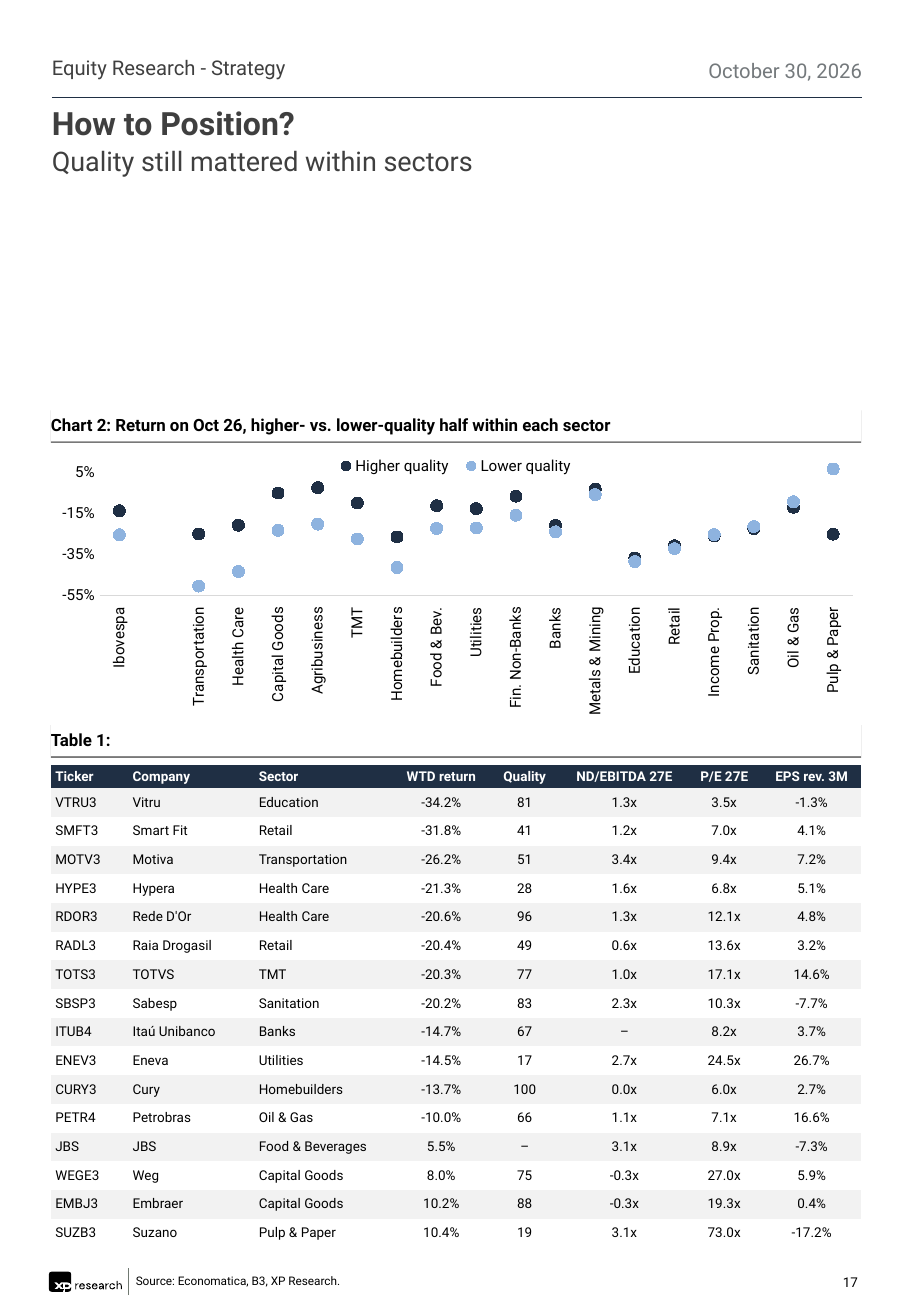
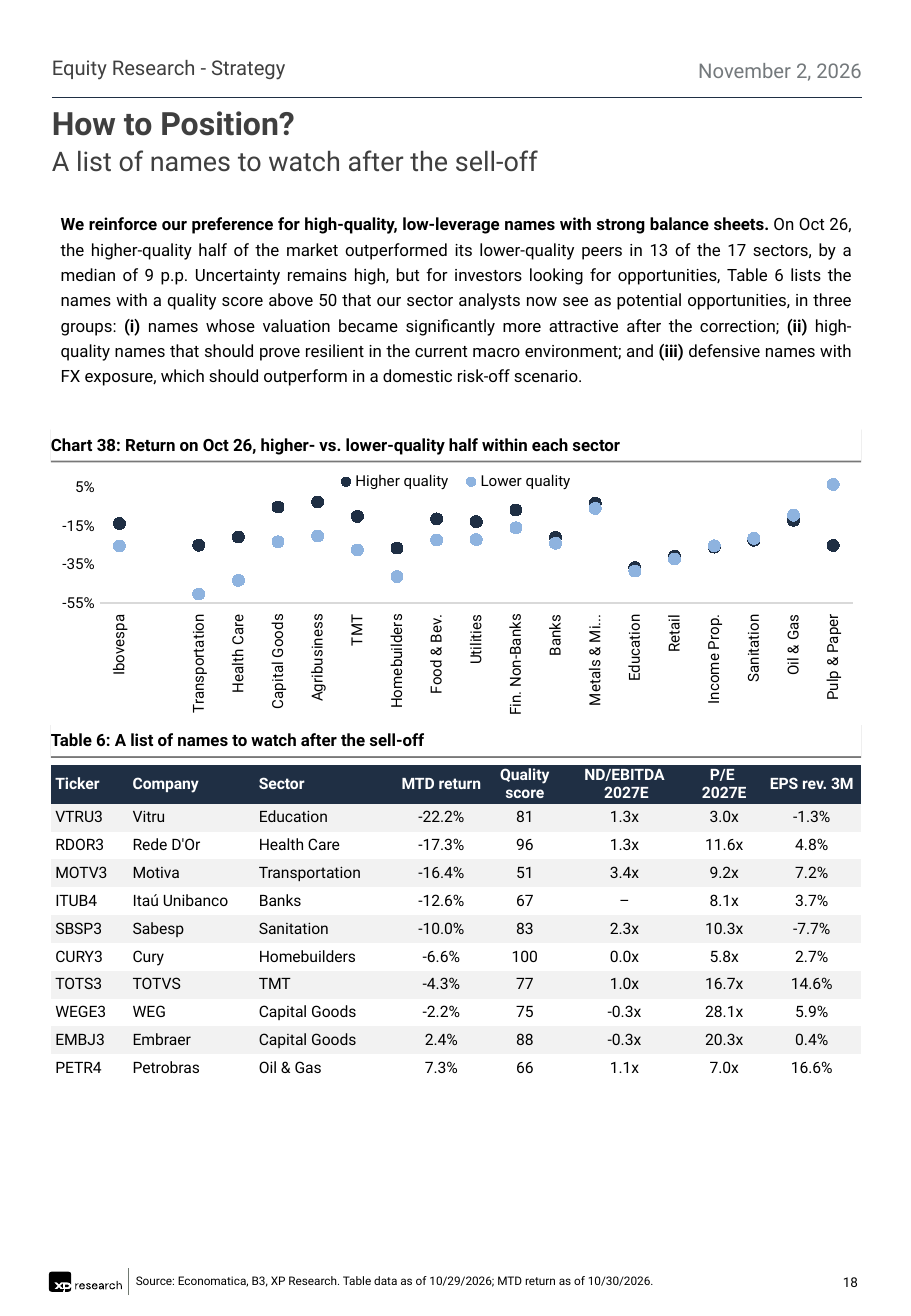
Before and after one commit to CaioLSouza/xp-ray-nov26, a slide deck: slide 18 of XP Ray Nov-26 - draft EN.pptx (slide 17 before the commit). Drawn at 911x1316 pixels with LibreOffice and Linux fonts; fonts in the diff are those of the drawing. Boxes give left, top, right and bottom in pixels: in the first picture for what was removed or moved away, otherwise in the second. Text is boxed around its words. In the diff, an @@ line names an element or a change of style, - is before the commit and + after.

```diff
--- a/XP Ray Nov-26 - draft EN.pptx
+++ b/XP Ray Nov-26 - draft EN.pptx
@@ text at [698, 63, 861, 81]: text changed @@
-October 30, 2026
+November 2, 2026
@@ text at [52, 150, 538, 172]: text changed @@
-Quality still mattered within sectors
+A list of names to watch after the sell-off
@@ text added at [61, 217, 852, 386], 10 pt, text #000000 @@
+We reinforce our preference for high-quality, low-leverage names with strong balance sheets. On Oct 26, the higher-quality half of the market outperformed its lower-quality peers in 13 of the 17 sectors, by a median of 9 p.p. Uncertainty remains high, but for investors looking for opportunities, Table 6 lists the names with a quality score above 50 that our sector analysts now see as potential opportunities, in three groups: (i) names whose valuation became significantly more attractive after the correction; (ii) high-quality names that should prove resilient in the current macro environment; and (iii) defensive names with FX exposure, which should outperform in a domestic risk-off scenario.
@@ text in rectangle at [51, 438, 620, 455]: text changed @@
-Chart 2: Return on Oct 26, higher- vs. lower-quality half within each sector
+Chart 38: Return on Oct 26, higher- vs. lower-quality half within each sector
@@ rectangle "Chart 38: Return on Oct ...": place and size @@
-rectangle "Chart 38: Return on Oct ..." at [51, 408, 861, 441]
+rectangle "Chart 38: Return on Oct ..." at [51, 428, 861, 460]
@@ line chart: place and size @@
-line chart at [51, 448, 861, 715]
+line chart at [51, 465, 861, 715]
@@ text in rectangle at [51, 733, 424, 746]: text changed @@
-Table 1:
+Table 6: A list of names to watch after the sell-off
@@ table at [51, 764, 862, 1081] @@
-row 1: Ticker | Company | Sector | WTD return | Quality | ND/EBITDA 27E | P/E 27E | EPS rev. 3M
-row 2: VTRU3 | Vitru | Education | -34.2% | 81 | 1.3x | 3.5x | -1.3%
-row 3: SMFT3 | Smart Fit | Retail | -31.8% | 41 | 1.2x | 7.0x | 4.1%
-row 4: MOTV3 | Motiva | Transportation | -26.2% | 51 | 3.4x | 9.4x | 7.2%
-row 5: HYPE3 | Hypera | Health Care | -21.3% | 28 | 1.6x | 6.8x | 5.1%
-row 6: RDOR3 | Rede D'Or | Health Care | -20.6% | 96 | 1.3x | 12.1x | 4.8%
-row 7: RADL3 | Raia Drogasil | Retail | -20.4% | 49 | 0.6x | 13.6x | 3.2%
-row 8: TOTS3 | TOTVS | TMT | -20.3% | 77 | 1.0x | 17.1x | 14.6%
-row 9: SBSP3 | Sabesp | Sanitation | -20.2% | 83 | 2.3x | 10.3x | -7.7%
-row 10: ITUB4 | Itaú Unibanco | Banks | -14.7% | 67 | – | 8.2x | 3.7%
-row 11: ENEV3 | Eneva | Utilities | -14.5% | 17 | 2.7x | 24.5x | 26.7%
-row 12: CURY3 | Cury | Homebuilders | -13.7% | 100 | 0.0x | 6.0x | 2.7%
-row 13: PETR4 | Petrobras | Oil & Gas | -10.0% | 66 | 1.1x | 7.1x | 16.6%
-row 14: JBS | JBS | Food & Beverages | 5.5% | – | 3.1x | 8.9x | -7.3%
-row 15: WEGE3 | Weg | Capital Goods | 8.0% | 75 | -0.3x | 27.0x | 5.9%
-row 16: EMBJ3 | Embraer | Capital Goods | 10.2% | 88 | -0.3x | 19.3x | 0.4%
-row 17: SUZB3 | Suzano | Pulp & Paper | 10.4% | 19 | 3.1x | 73.0x | -17.2%
+row 1: Ticker | Company | Sector | MTD return | Quality score | ND/EBITDA / 2027E | P/E / 2027E | EPS rev. 3M
+row 2: VTRU3 | Vitru | Education | -22.2% | 81 | 1.3x | 3.0x | -1.3%
+row 3: RDOR3 | Rede D'Or | Health Care | -17.3% | 96 | 1.3x | 11.6x | 4.8%
+row 4: MOTV3 | Motiva | Transportation | -16.4% | 51 | 3.4x | 9.2x | 7.2%
+row 5: ITUB4 | Itaú Unibanco | Banks | -12.6% | 67 | – | 8.1x | 3.7%
+row 6: SBSP3 | Sabesp | Sanitation | -10.0% | 83 | 2.3x | 10.3x | -7.7%
+row 7: CURY3 | Cury | Homebuilders | -6.6% | 100 | 0.0x | 5.8x | 2.7%
+row 8: TOTS3 | TOTVS | TMT | -4.3% | 77 | 1.0x | 16.7x | 14.6%
+row 9: WEGE3 | WEG | Capital Goods | -2.2% | 75 | -0.3x | 28.1x | 5.9%
+row 10: EMBJ3 | Embraer | Capital Goods | 2.4% | 88 | -0.3x | 20.3x | 0.4%
+row 11: PETR4 | Petrobras | Oil & Gas | 7.3% | 66 | 1.1x | 7.0x | 16.6%
@@ text at [136, 1276, 654, 1287]: text changed @@
-Source: Economatica, B3, XP Research.
+Source: Economatica, B3, XP Research. Table data as of 10/29/2026; MTD return as of 10/30/2026.
@@ page number at [843, 1277, 858, 1287]: text changed @@
-17
+18
```
Also in this commit, not shown: 17 other slides changed, 19 slides added, 1 slide removed, 1 other file.
